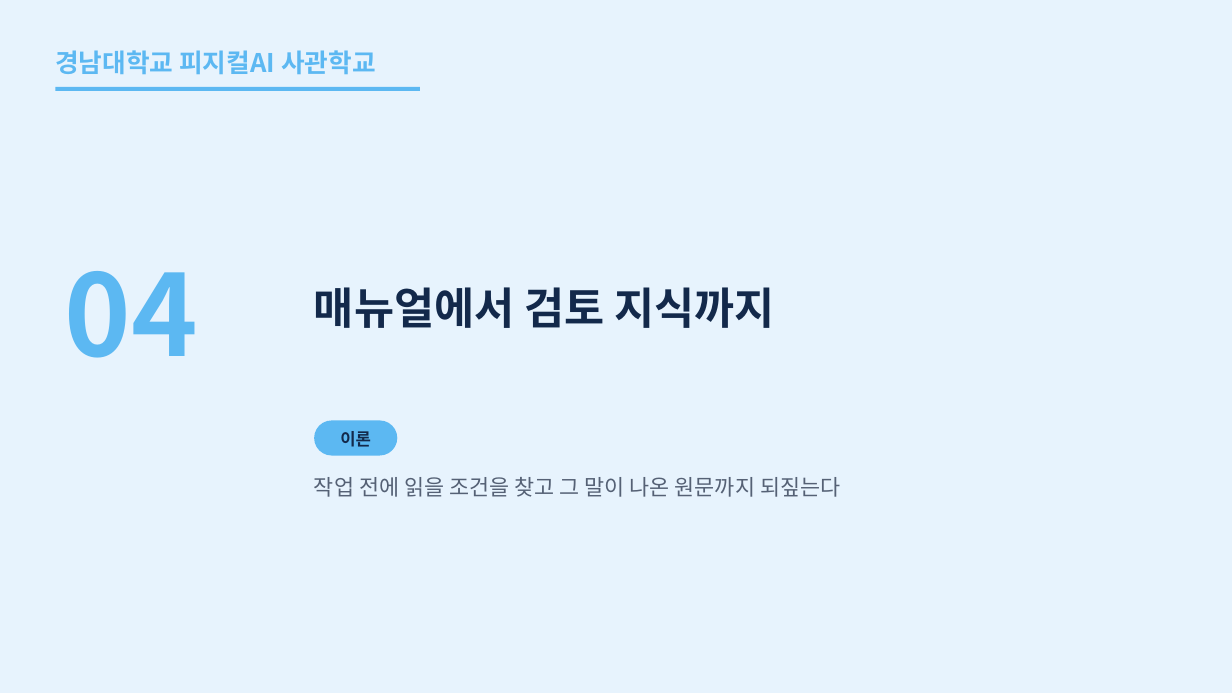
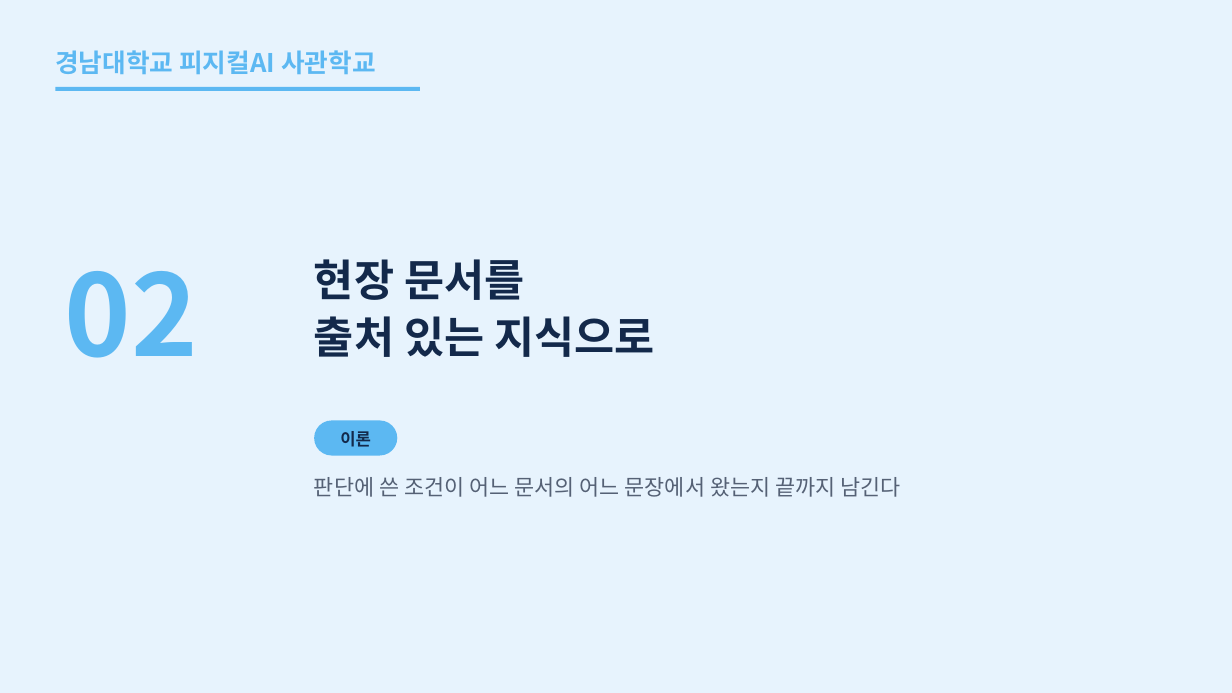
Before and after one commit to uengine-oss/hyd-iot-edu, a slide deck: slide 24 of workspace/강의제작/산출물/실전반/이론/03회차/실전반_03일차.pptx. Drawn at 1232x693 pixels with LibreOffice and Linux fonts; fonts in the diff are those of the drawing. Boxes give left, top, right and bottom in pixels: in the first picture for what was removed or moved away, otherwise in the second. Text is boxed around its words. In the diff, an @@ line names an element or a change of style, - is before the commit and + after.

Commit message:
실전반 3회차 덱 U4~U7(24~54장) — 통합 4회차 01편을 원본으로 문서 → 지식 단원(합친 장 9쌍 · 샘플 인스턴스 적재와 본격 문서 인제스천 새 장 · 구매 기준서 응용 장)과 실습3~5 소개를 지금 랩대로, 단원마다 독립 검토 지적(4 · 1 · 2 · 2건) 고침. 55~74장은 U8 초안(검토 중) · 남은일에 실전 34~37행 미충족과 통합 4회차 18 · 25장 보류 틈

```diff
--- a/workspace/강의제작/산출물/실전반/이론/03회차/실전반_03일차.pptx
+++ b/workspace/강의제작/산출물/실전반/이론/03회차/실전반_03일차.pptx
@@ text at bbox=[314, 259, 654, 357]: text changed @@
-매뉴얼에서 검토 지식까지
+현장 문서를
+출처 있는 지식으로
@@ text at bbox=[64, 271, 197, 358]: text changed @@
-04
+02
@@ text at bbox=[314, 477, 900, 497]: text changed @@
-작업 전에 읽을 조건을 찾고 그 말이 나온 원문까지 되짚는다
+판단에 쓴 조건이 어느 문서의 어느 문장에서 왔는지 끝까지 남긴다
```
Also in this commit, not shown: 15 other slides changed, 39 slides added, 41 slides removed, 4 other files.
